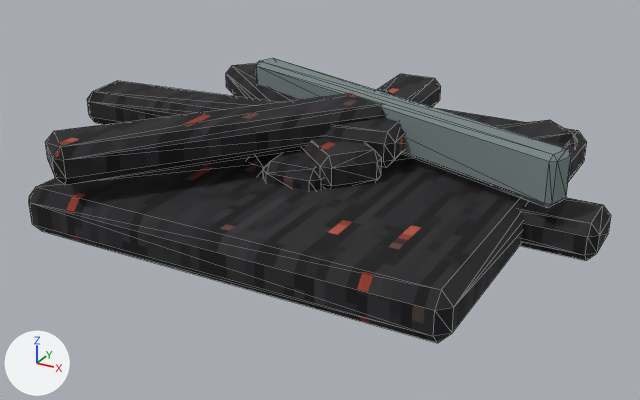
An edit to the glTF model ArenaTaticaUnity/Assets/ArenaTatica/Resources/Models/Mapa/vulcao/caixa_quebrada.glb, drawn before and after from the same camera.
Rendered twice from a 50 mm lens placed at (0.61, -1.138, 0.561), pointed at (-0.009, -0.012, -0.001). Lighting does not change. The marker at lower left points along +X, +Y and +Z. The older version comes first. Mesh edges are drawn as thin lines.

The first picture shows 'vulcao_caixa_quebrada'.
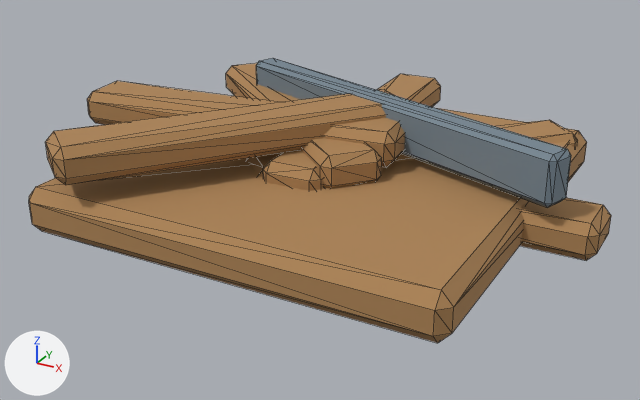
Location of each change, (x1, y1, x2, y2) in pixels of the pictures (640 x 400 px):
'vulcao_caixa_quebrada', surface changed (black to brown): (29, 61, 611, 343) in both

What changed in the scene script:
```text
Change mat_vulcao_madeira:
    where n0 = _N.new('ShaderNodeBsdfPrincipled'); n0.name = 'Principled BSDF'
    n0.inputs[2].default_value: 0.9 -> 0.88  # 'Roughness'
    where n2 = _N.new('ShaderNodeMix'); n2.name = 'Mix'
    add n2.inputs[7].default_value = (0.42, 0.23, 0.09, 1.0)  # 'B', brown #ad8455
    remove n4 = _N.new('ShaderNodeTexImage'); n4.name = 'Image Texture'
    remove n4.image = img_vulcao_madeira
    remove n4.interpolation = 'Closest'
    where n3 = _N.new('ShaderNodeVertexColor'); n3.name = 'Color Attribute'
    remove _L.new(n3.outputs[0], n2.inputs[7])  # 'Color' to 'B'
    remove _L.new(n4.outputs[0], n2.inputs[6])  # 'Color' to 'A'
    add _L.new(n3.outputs[0], n2.inputs[6])  # 'Color' to 'A'
```
